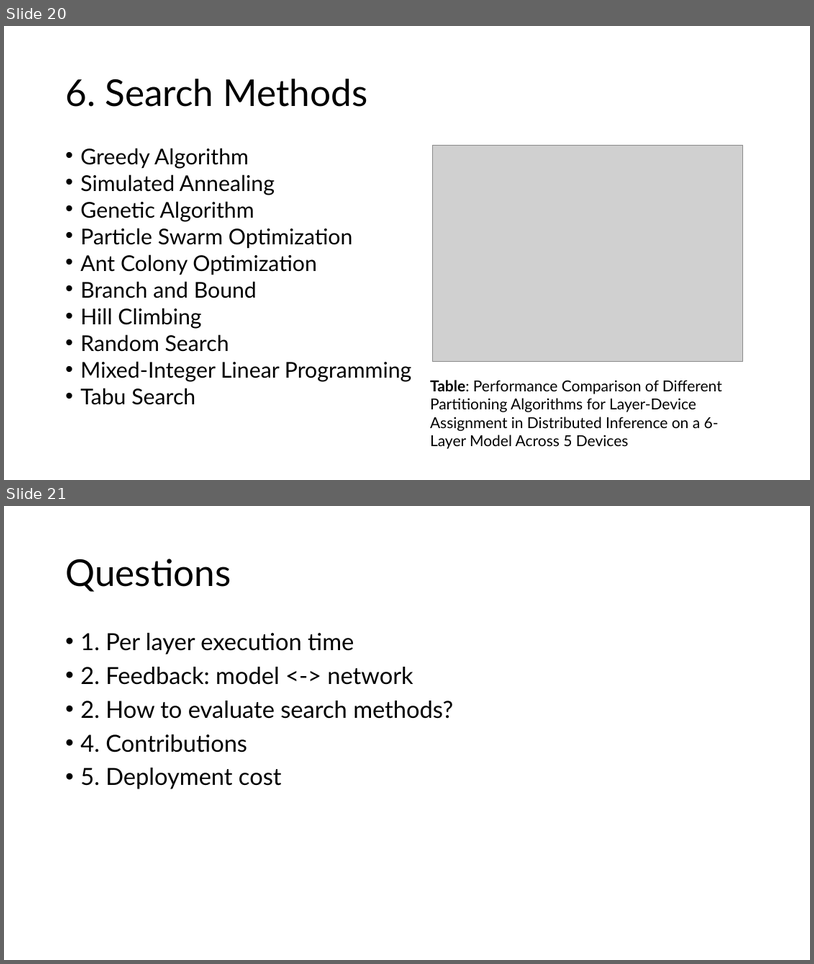
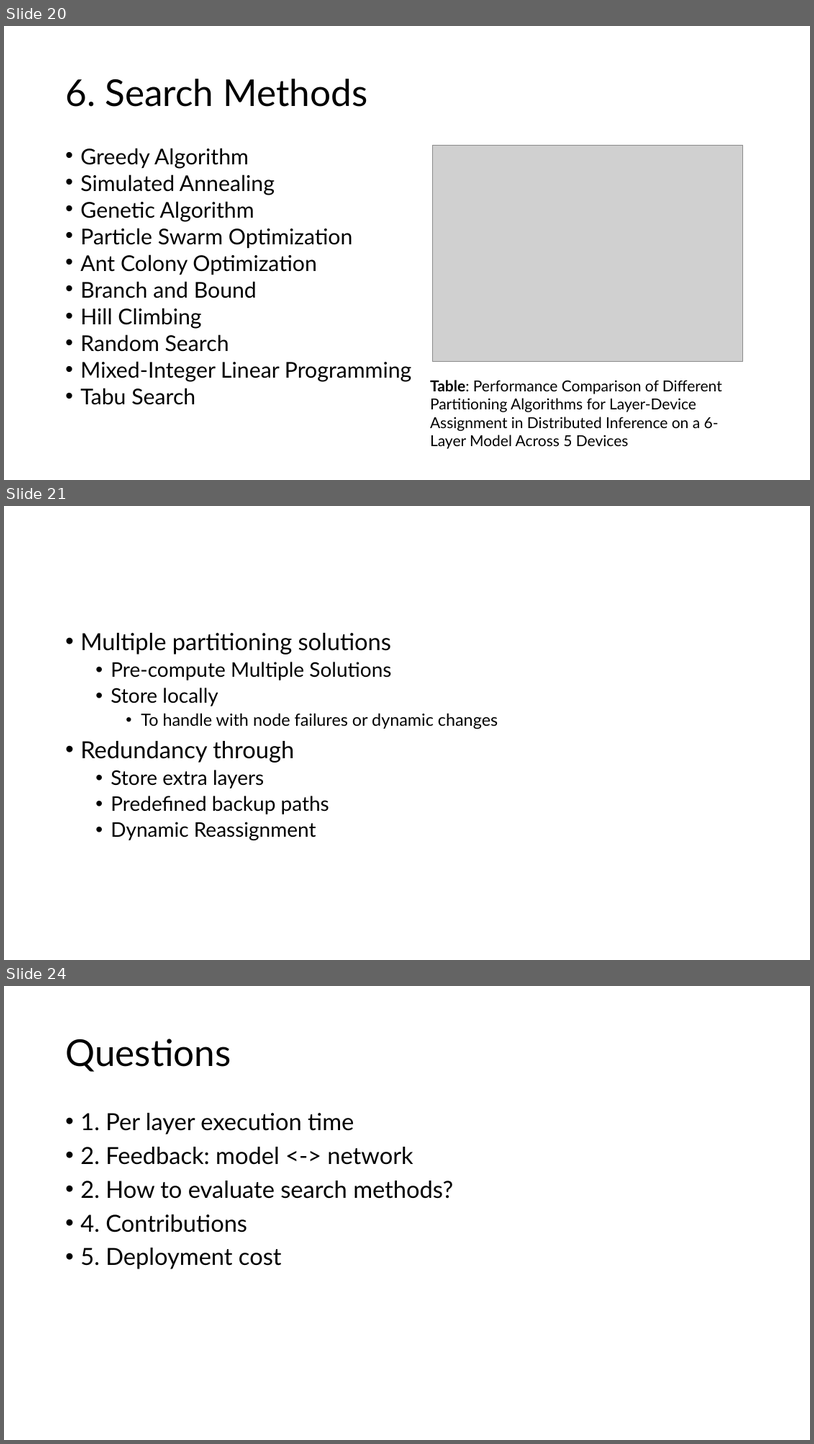
Before and after one commit to GXG-CS/on_device_learning, a slide deck: micro-network-project.pptx. Shown one above the other, each under a label of ours: slides 20 and 21 before the commit, slides 20, 21 and 24 after it; the slides between them are not shown. The pictures are 814x964 and 814x1444 pixels, drawn with LibreOffice and Linux fonts; fonts in the diff are those of the drawing; grey boxes stand for pictures. Boxes give left, top, right and bottom in pixels: in the first picture for what was removed or moved away, otherwise in the second. Text is boxed around its words. In the diff, an @@ line names an element or a change of style, - is before the commit and + after.

```diff
--- a/micro-network-project.pptx
+++ b/micro-network-project.pptx
@@ slide 21 added at (x1=4, y1=506, x2=810, y2=960), background #FFFFFF @@
@@ text added at (x1=80, y1=633, x2=498, y2=840), 24 pt, text #000000 @@
+• Multiple partitioning solutions
+  • Pre-compute Multiple Solutions
+  • Store locally
+    • To handle with node failures or dynamic changes
+• Redundancy through
+  • Store extra layers
+  • Predefined backup paths
+  • Dynamic Reassignment
@@ what was slide 21 is now slide 24 @@
```
Also in this commit, not shown: 4 other slides added, 10 other files.
